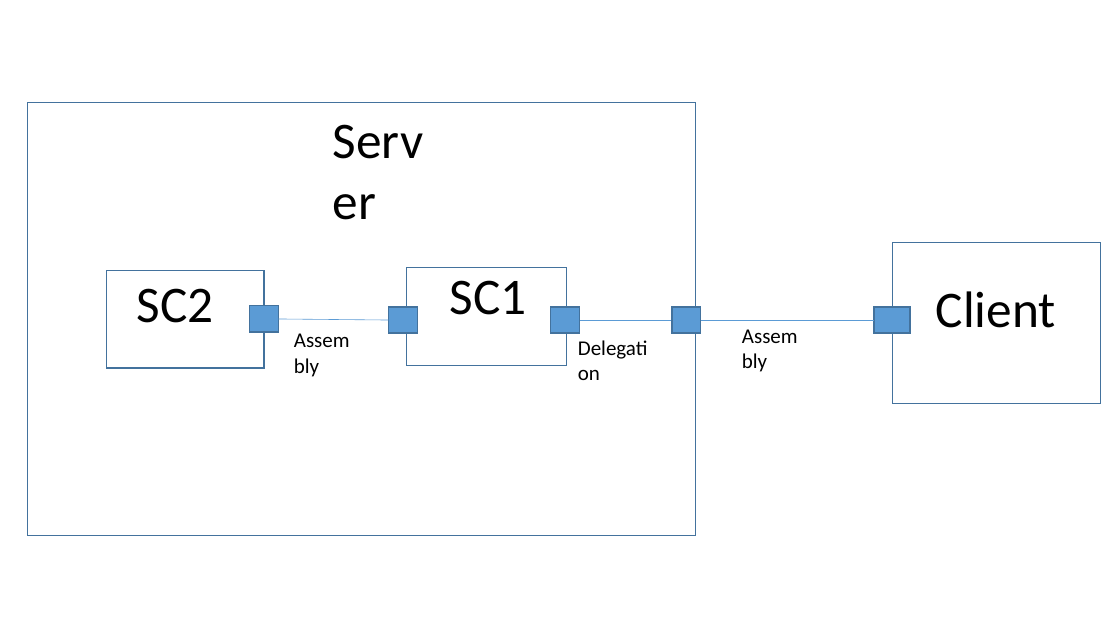
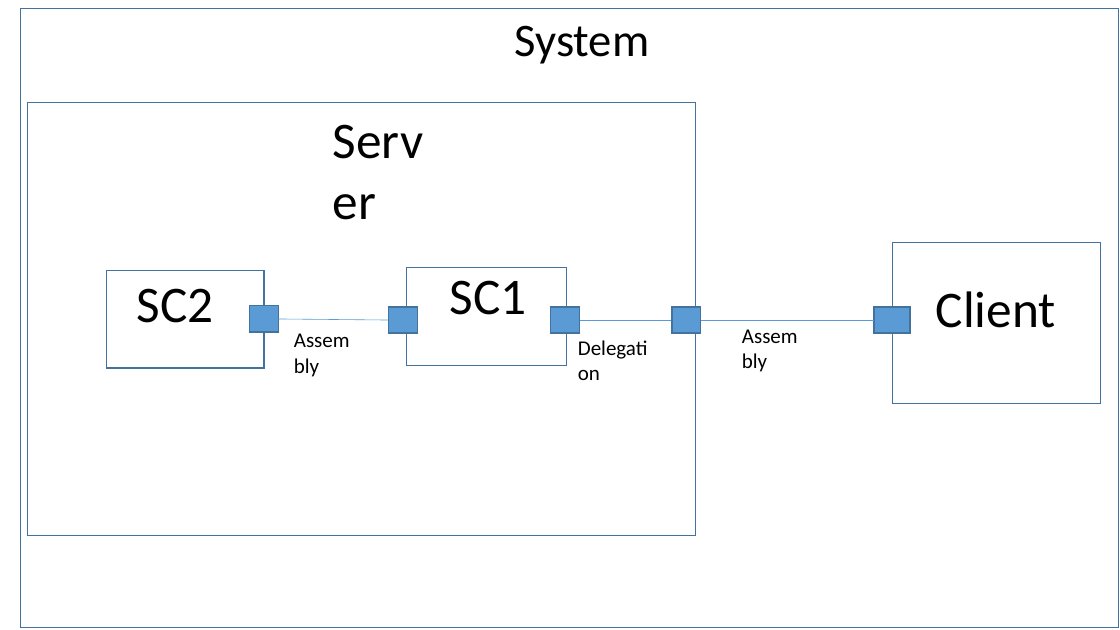
Before and after one commit to nagyandras95/Egyetem, a slide deck: slide 5 of port_versions/Komponensek.pptx. Drawn at 1120x630 pixels with LibreOffice and Linux fonts; fonts in the diff are those of the drawing. Boxes give left, top, right and bottom in pixels: in the first picture for what was removed or moved away, otherwise in the second. Text is boxed around its words. In the diff, an @@ line names an element or a change of style, - is before the commit and + after.

```diff
--- a/port_versions/Komponensek.pptx
+++ b/port_versions/Komponensek.pptx
@@ rectangle added at (20,8,1119,628), fill #FFFFFF, outline #43739E 1 pt @@
@@ text added at (515,25,650,64), 40 pt, text #000000 @@
+System
```
Also in this commit, not shown: 5 other slides changed, 2 other files.
